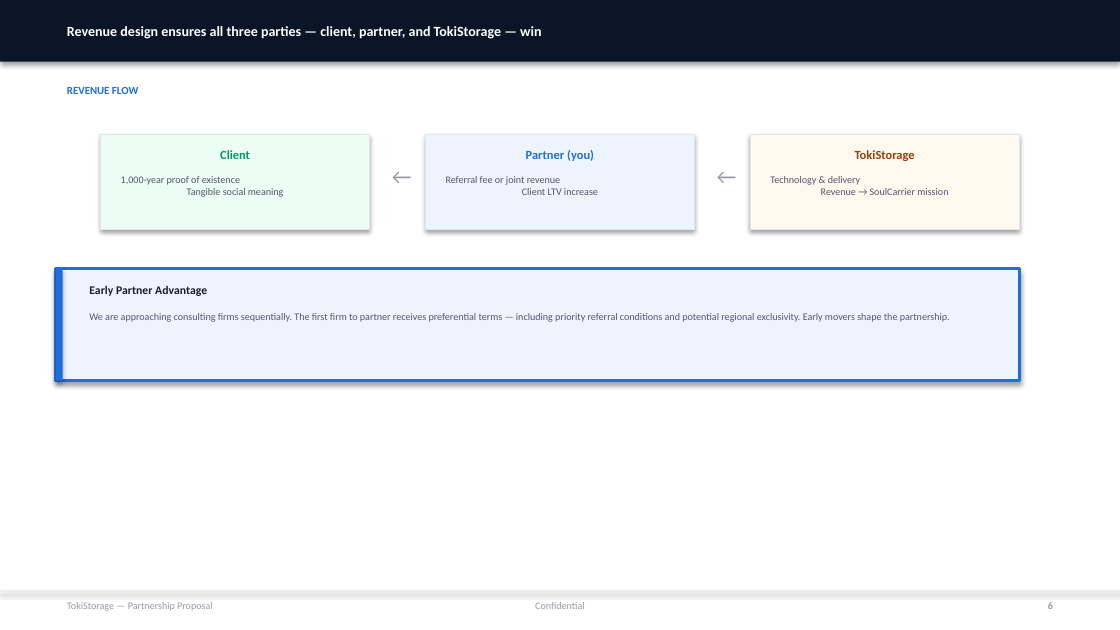
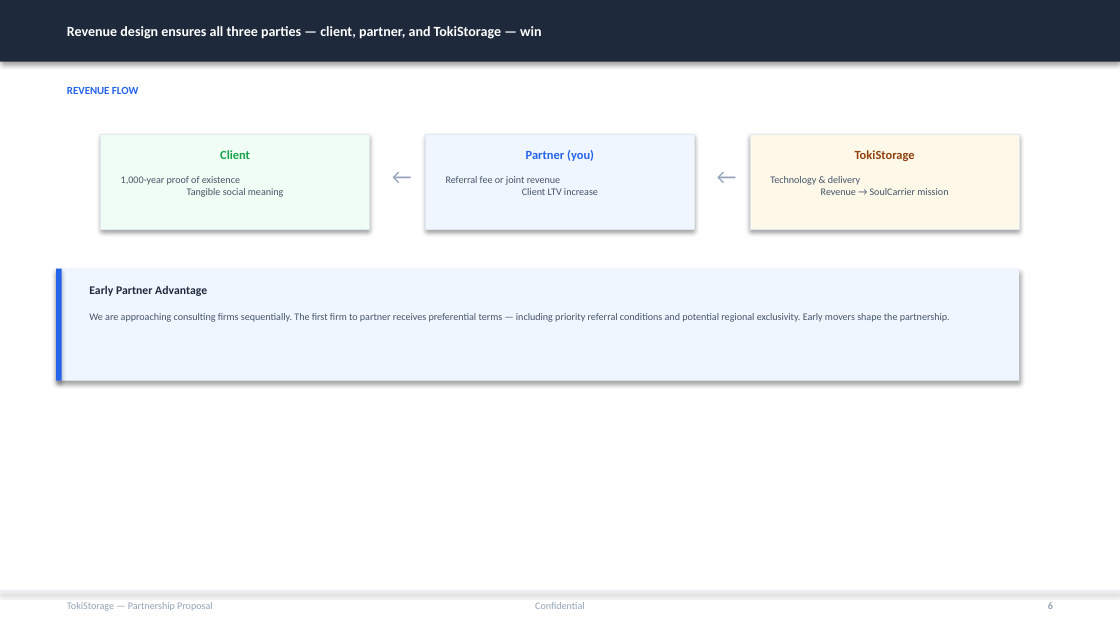
Before and after one commit to timeless-residents/pearlmemorial, a slide deck: slide 6 of toki/tokistorage-partnership-deck-en.pptx. Drawn at 1120x630 pixels with LibreOffice and Linux fonts; fonts in the diff are those of the drawing. Boxes give left, top, right and bottom in pixels: in the first picture for what was removed or moved away, otherwise in the second. Text is boxed around its words. In the diff, an @@ line names an element or a change of style, - is before the commit and + after.

```diff
--- a/toki/tokistorage-partnership-deck-en.pptx
+++ b/toki/tokistorage-partnership-deck-en.pptx
@@ rectangle at [0,0,1120,62]: fill #0A1628 to #1E293B @@
@@ text "REVENUE FLOW" at [67,87,138,94]: text colour #1E6FD9 to #2563EB @@
@@ rectangle at [101,134,370,230]: fill #ECFDF5 to #F0FDF4; outline #E2E5EB 0.75 pt to #E2E8F0 0.75 pt @@
@@ text "Client" at [220,150,250,159]: text colour #059669 to #16A34A @@
@@ rectangle at [426,134,694,230]: fill #EEF4FD to #EFF6FF; outline #E2E5EB 0.75 pt to #E2E8F0 0.75 pt @@
@@ text "Partner (you)" at [526,150,594,161]: text colour #1E6FD9 to #2563EB @@
@@ rectangle at [56,269,1019,381]: fill #EEF4FD to #EFF6FF; outline #1E6FD9 2 pt to none @@
@@ rectangle at [56,269,62,381]: fill #1E6FD9 to #2563EB @@
@@ text "Early Partner Advantage" at [89,286,207,296]: text colour #1A1A2E to #1E293B @@
```
Also in this commit, not shown: 8 other slides changed, 4 other files.
